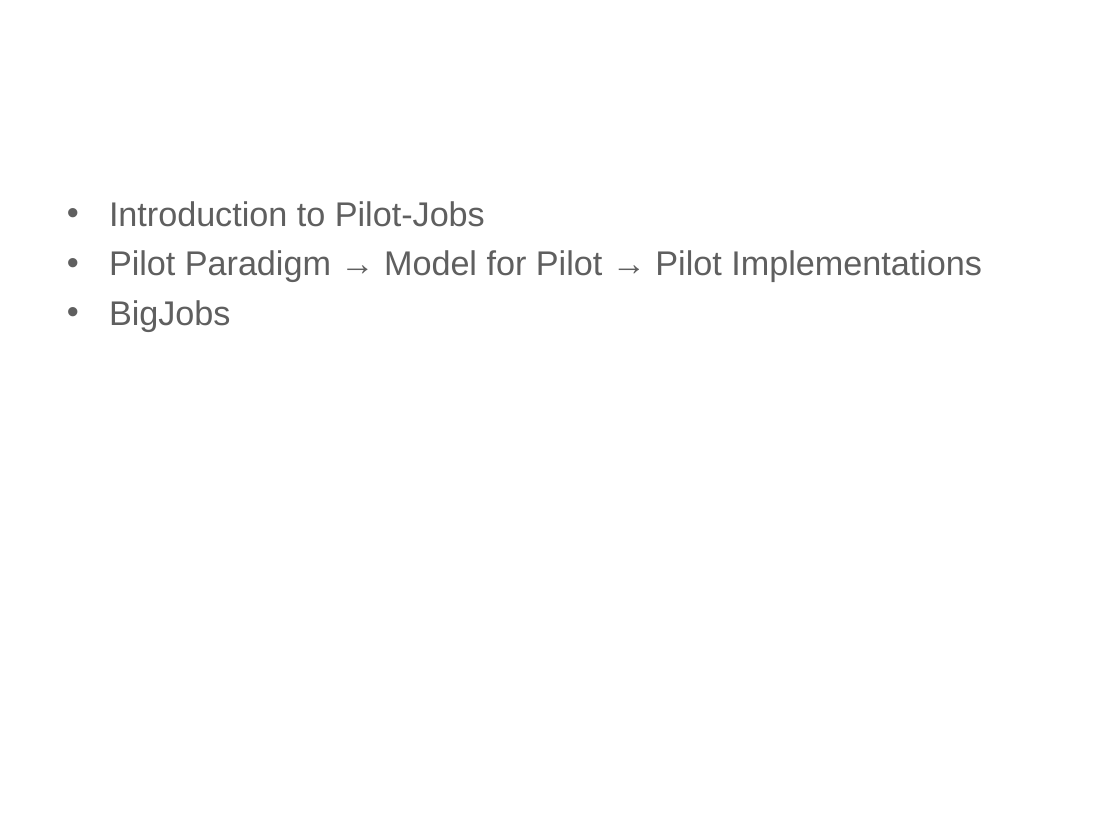
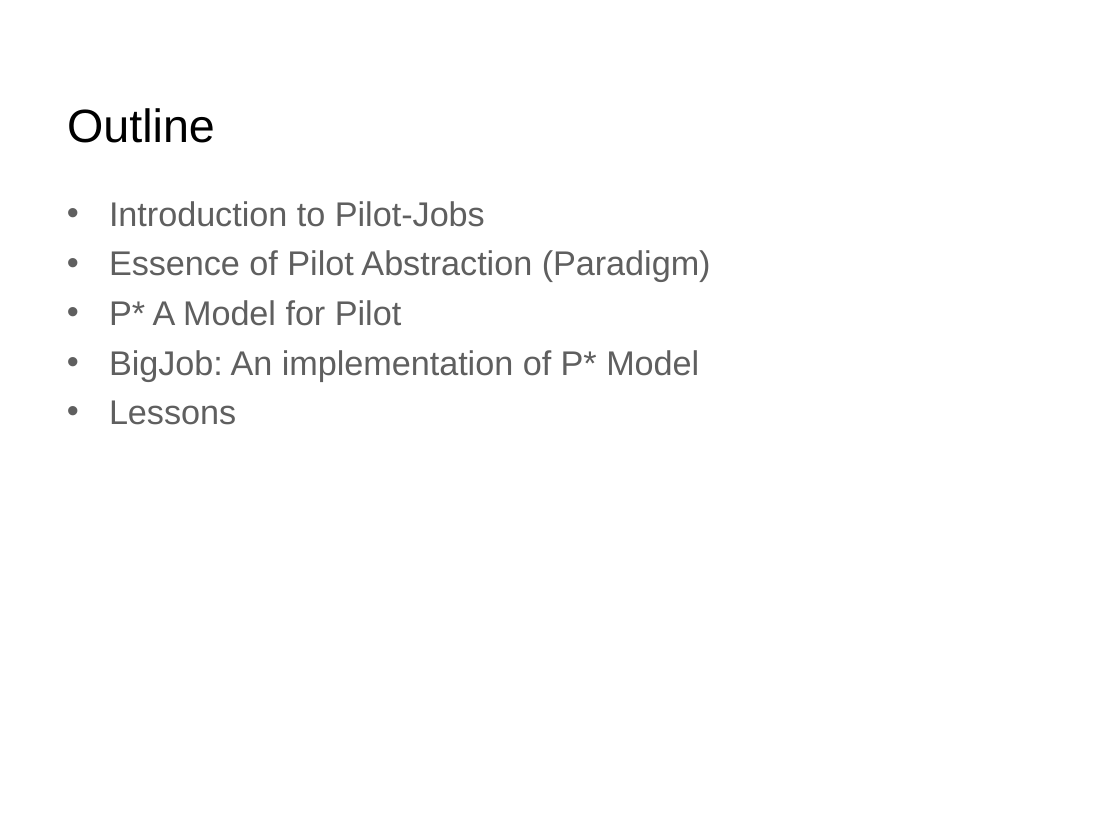
Before and after one commit to saga-project/presentations, a slide deck: slide 2 of bnl-pstar.ppt. Drawn at 1120x840 pixels with LibreOffice and Linux fonts; fonts in the diff are those of the drawing; background and template pictures are left out. Boxes give left, top, right and bottom in pixels: in the first picture for what was removed or moved away, otherwise in the second. Text is boxed around its words. In the diff, an @@ line names an element or a change of style, - is before the commit and + after.

```diff
--- a/bnl-pstar.ppt
+++ b/bnl-pstar.ppt
@@ title added at (x1=67, y1=108, x2=215, y2=143), 30 pt, text #000000 @@
+Outline
@@ text at (x1=109, y1=250, x2=711, y2=425): text changed @@
-• Pilot Paradigm → Model for Pilot → Pilot Implementations
-• BigJobs
+• Essence of Pilot Abstraction (Paradigm)
+• P* A Model for Pilot
+• BigJob: An implementation of P* Model
+• Lessons
```
Also in this commit, not shown: 5 other slides changed, 1 slide added, 1 slide removed.
